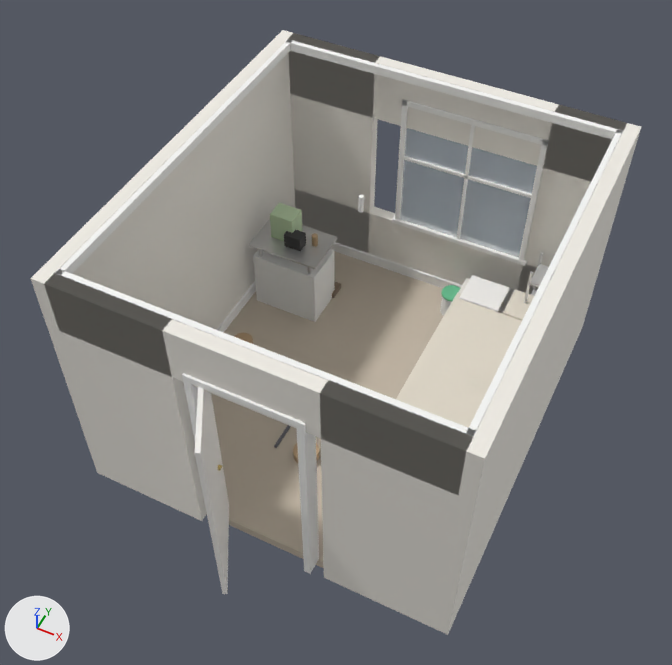
A saved change to the Blender file blend/41254402.blend.
Both versions are drawn from a camera (50 mm lens) standing at (3.94, -3.37, 7.2) and looking at (1.53, 1.44, 1.18). The lights are fixed; the arrows at lower left show +X, +Y and +Z. The older version comes first.

In view in the first picture: 'Bed_Duvet', 'Bed_Mattress', 'Box_On_Desk', 'Bucket_Body', 'Bucket_Lid', 'Cabinet_Body', 'Cabinet_Shelf_Top', 'Floor', 'Rack_Post_3', 'Rack_Shelf_3', 'Wall_Back_Bottom', 'Wall_Back_Left', 'Wall_Back_Right', 'Wall_Back_Top', 'Wall_Front_Left', 'Wall_Front_Right', 'Wall_Front_Top', 'Wall_Left', 'Wall_Right', 'Window_Glass' and 26 more.
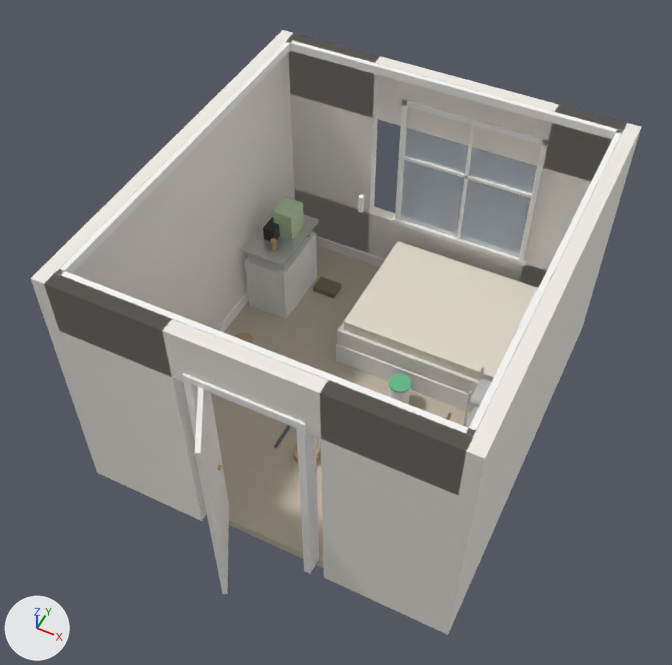
Location of each change, [x1, y1, x2, y2] in pixels of the pictures (672 x 665 px):
```json
{"object": "Bed_Duvet", "change": "moved, turned, rescaled", "before": [396, 292, 522, 428], "after": [344, 241, 538, 382]}
{"object": "Cabinet_Body", "change": "moved, turned", "before": [253, 249, 335, 322], "after": [245, 231, 317, 319]}
{"object": "Cabinet_Shelf_Top", "change": "moved, turned", "before": [249, 219, 338, 269], "after": [240, 206, 319, 266]}
{"object": "Bed_Mattress", "change": "moved, turned, rescaled", "before": [458, 278, 470, 294], "after": [337, 247, 479, 395], "on screen": "mostly hidden before"}
{"object": "Bed_Base", "change": "moved, turned, rescaled", "after": [336, 344, 474, 413], "on screen": "not visible before"}
{"object": "Box_On_Desk", "change": "moved, turned", "before": [270, 203, 302, 241], "after": [273, 197, 304, 240]}
{"object": "Bucket_Lid", "change": "moved", "before": [441, 285, 460, 302], "after": [388, 374, 412, 393]}
{"object": "Rack_Shelf_3", "change": "moved", "before": [530, 264, 549, 287], "after": [470, 378, 491, 407]}
{"object": "Bucket_Body", "change": "moved", "before": [440, 297, 451, 316], "after": [388, 387, 410, 404]}
{"object": "Rack_Post_3", "change": "moved", "before": [531, 252, 543, 293], "after": [474, 366, 485, 407]}
```

The change, as JSON lines over the scene's bpy script:
```json
{"op": "set", "path": "ob_bed_mattress.location", "old": "(2.6, 2.3, 0.35)", "new": "(2.24, 2.73, 0.35)"}
{"op": "set", "path": "ob_bed_mattress.rotation_euler", "old": "(0.0, 0.0, 0.0)", "new": "(0.0, 0.0, -1.572)", "note": "degrees (0, 0, 0) -> degrees (0, 0, -90)"}
{"op": "set", "path": "ob_bed_mattress.scale", "old": "(1.0, 2.0, 0.2)", "new": "(1.34, 2.0, 0.2)"}
{"op": "set", "path": "ob_bed_base.location", "old": "(2.6, 2.3, 0.12)", "new": "(2.24, 2.73, 0.12)"}
{"op": "set", "path": "ob_bed_base.rotation_euler", "old": "(0.0, 0.0, 0.0)", "new": "(0.0, 0.0, -1.572)", "note": "degrees (0, 0, 0) -> degrees (0, 0, -90)"}
{"op": "set", "path": "ob_bed_base.scale", "old": "(1.02, 2.02, 0.25)", "new": "(1.37, 2.02, 0.25)"}
{"op": "set", "path": "ob_bed_duvet.location", "old": "(2.6, 2.15, 0.51)", "new": "(2.09, 2.73, 0.51)"}
{"op": "set", "path": "ob_bed_duvet.rotation_euler", "old": "(0.0, 0.0, 0.0)", "new": "(0.0, 0.0, -1.572)", "note": "degrees (0, 0, 0) -> degrees (0, 0, -90)"}
{"op": "set", "path": "ob_bed_duvet.scale", "old": "(0.95, 1.6, 0.12)", "new": "(1.28, 1.6, 0.12)"}
{"op": "set", "path": "ob_cabinet_body.location", "old": "(0.45, 2.65, 0.33)", "new": "(0.29, 2.67, 0.33)"}
{"op": "set", "path": "ob_cabinet_body.rotation_euler", "old": "(0.0, 0.0, 0.0)", "new": "(0.0, 0.0, -1.571)", "note": "degrees (0, 0, 0) -> degrees (0, 0, -90)"}
{"op": "set", "path": "ob_cabinet_shelf_top.location", "old": "(0.45, 2.65, 0.81)", "new": "(0.29, 2.67, 0.81)"}
{"op": "set", "path": "ob_cabinet_shelf_top.rotation_euler", "old": "(0.0, 0.0, 0.0)", "new": "(0.0, 0.0, -1.571)", "note": "degrees (0, 0, 0) -> degrees (0, 0, -90)"}
{"op": "set", "path": "ob_box_on_desk.location", "old": "(0.35, 2.7, 0.97)", "new": "(0.34, 2.77, 0.97)"}
{"op": "set", "path": "ob_box_on_desk.rotation_euler", "old": "(0.0, 0.0, 0.0)", "new": "(0.0, 0.0, -1.571)", "note": "degrees (0, 0, 0) -> degrees (0, 0, -90)"}
{"op": "set", "path": "ob_rack_post_3.location", "old": "(2.77, 3.4, 0.5)", "new": "(2.77, 1.8, 0.5)"}
{"op": "set", "path": "ob_rack_shelf_3.location", "old": "(2.95, 3.25, 0.85)", "new": "(2.95, 1.65, 0.85)"}
{"op": "set", "path": "ob_bucket_body.location", "old": "(2.0, 3.2, 0.13)", "new": "(2.0, 1.87, 0.13)"}
{"op": "set", "path": "ob_bucket_lid.location", "old": "(2.0, 3.2, 0.27)", "new": "(2.0, 1.87, 0.27)"}
```
